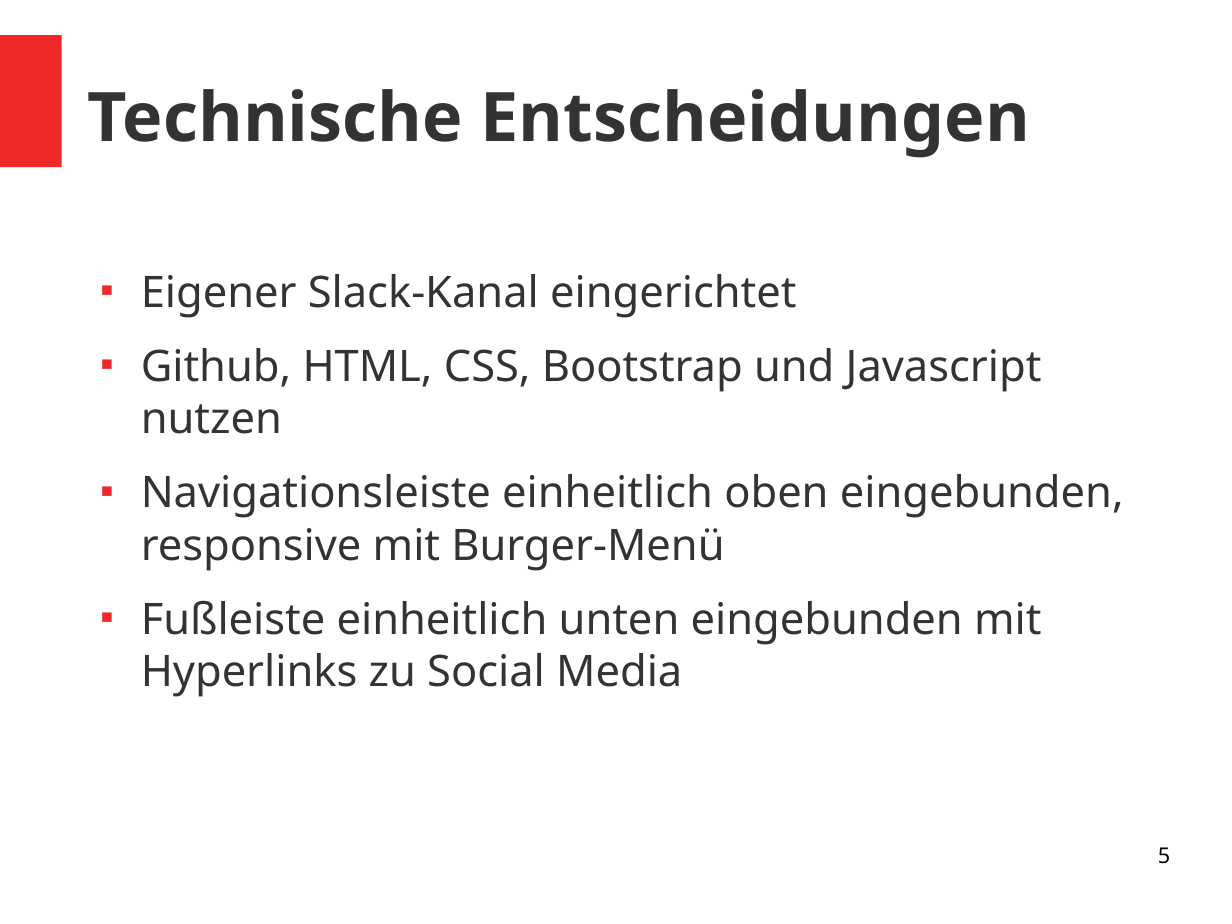
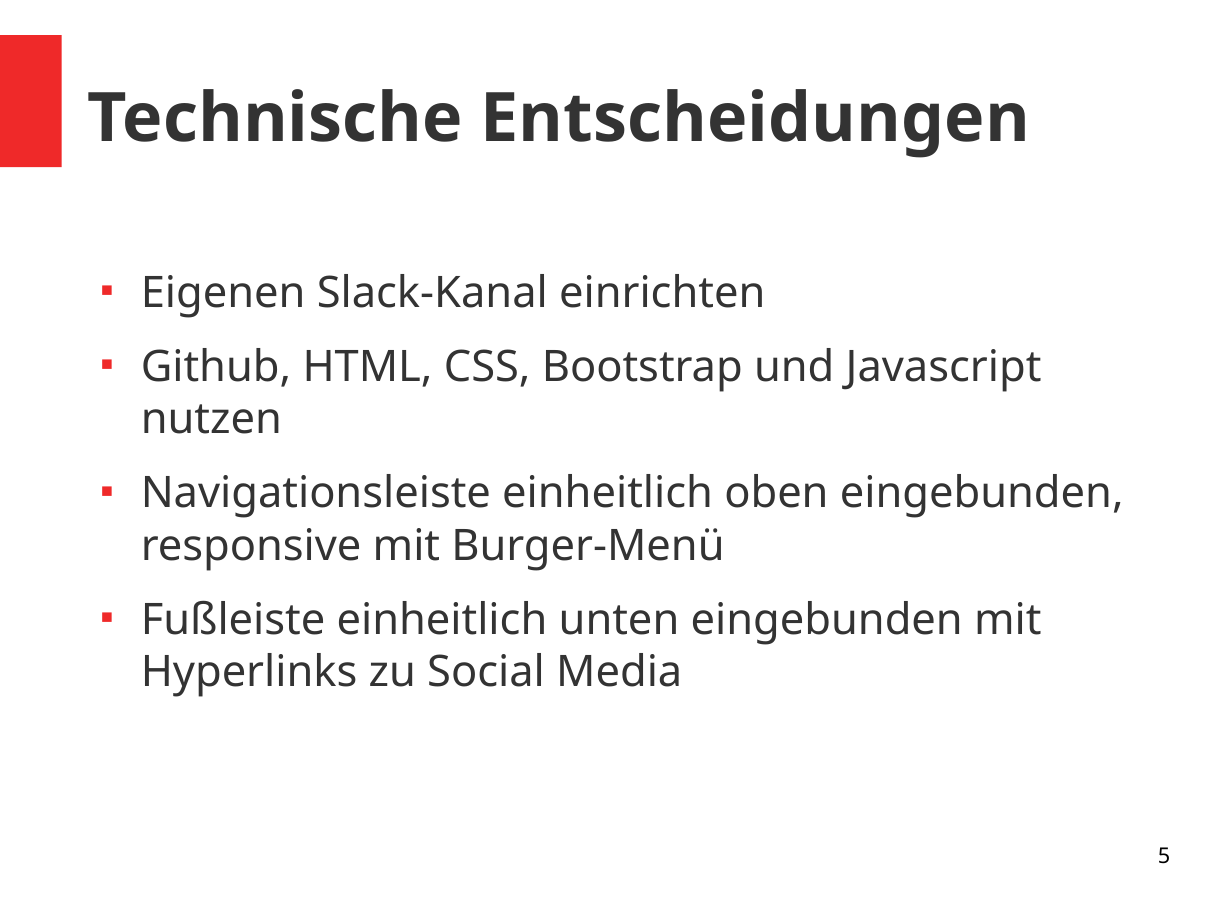
Before and after one commit to Diirr/firstProject, a slide deck: slide 5 of wildesDarmstadt_ProjektteamB.odp. Drawn at 1232x924 pixels with LibreOffice and Linux fonts; fonts in the diff are those of the drawing. Boxes give left, top, right and bottom in pixels: in the first picture for what was removed or moved away, otherwise in the second. Text is boxed around its words. In the diff, an @@ line names an element or a change of style, - is before the commit and + after.

```diff
--- a/wildesDarmstadt_ProjektteamB.odp
+++ b/wildesDarmstadt_ProjektteamB.odp
@@ text at [141, 274, 765, 318]: text changed @@
-■ Eigener Slack-Kanal eingerichtet
+■ Eigenen Slack-Kanal einrichten
```
Also in this commit, not shown: 2 other slides changed.
